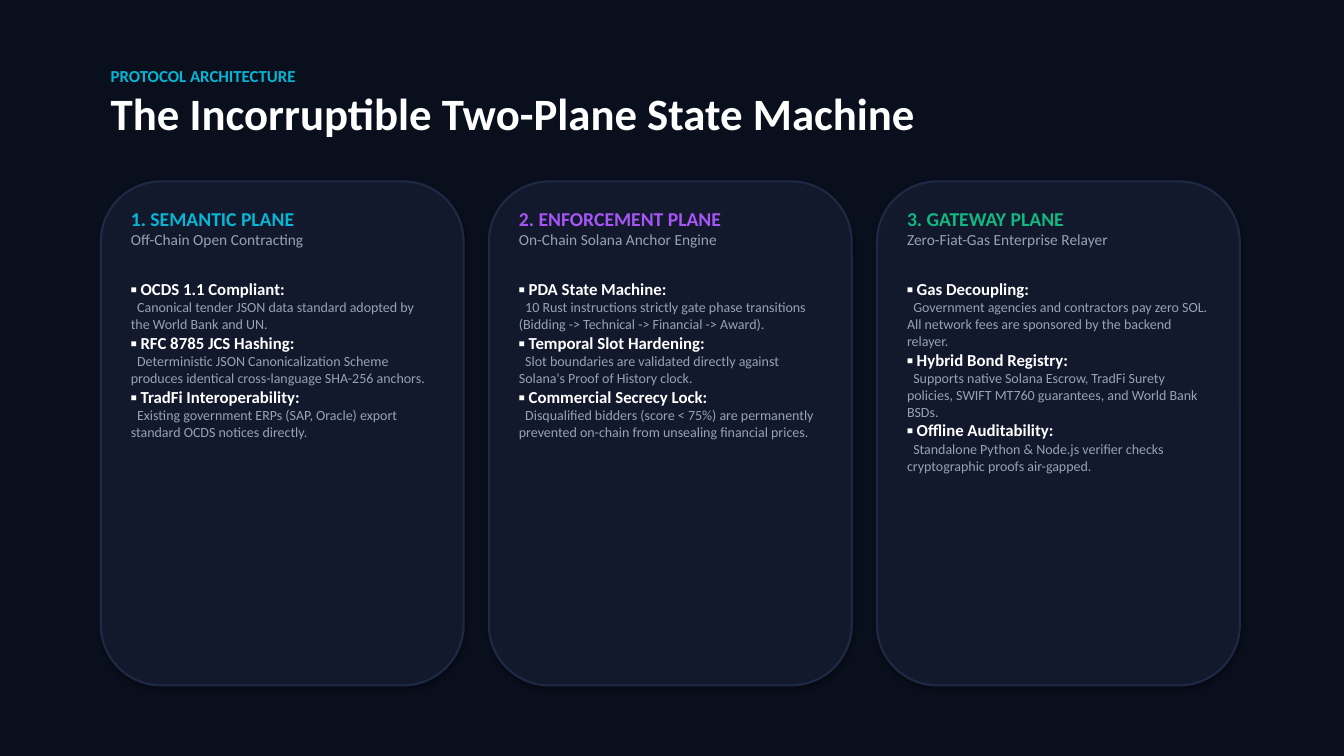
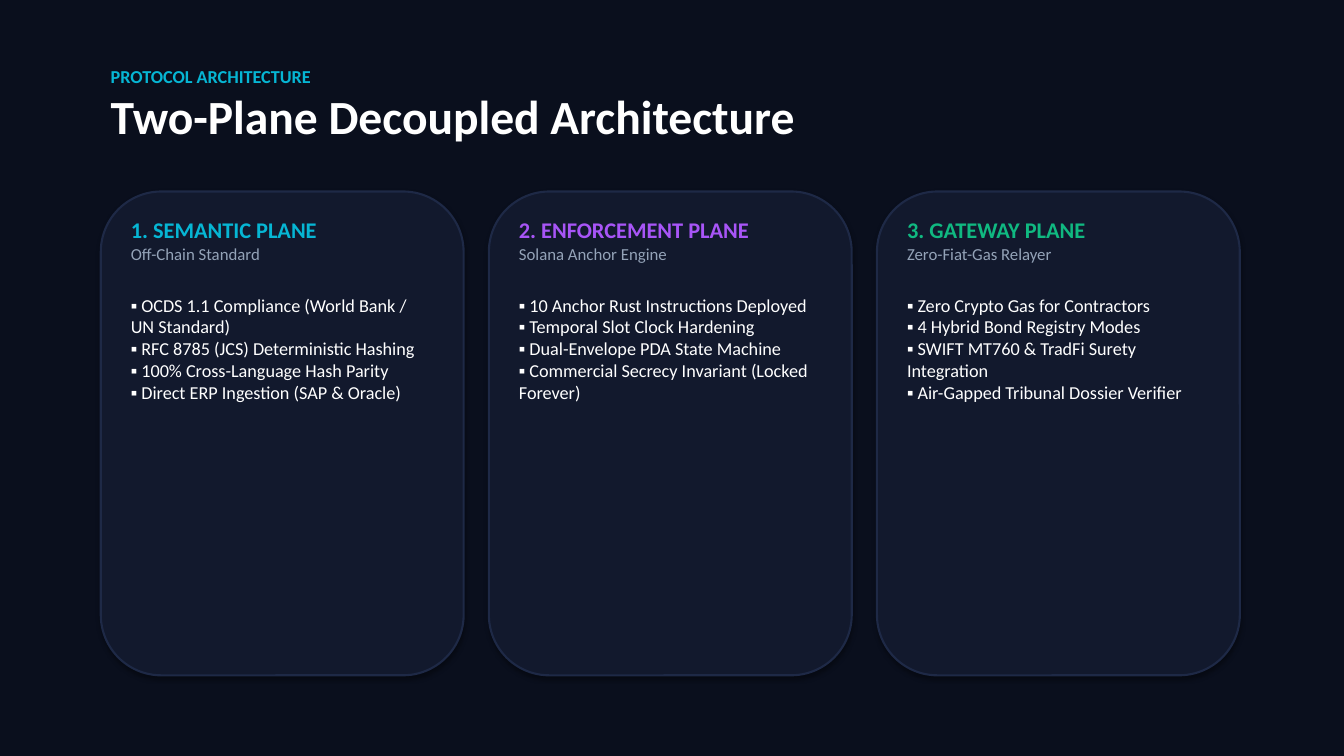
Before and after one commit to Ujjwal1396/BidTrace, a slide deck: slide 3 of BidTrace_Pitch_Deck_2Min.pptx. Drawn at 1344x756 pixels with LibreOffice and Linux fonts; fonts in the diff are those of the drawing. Boxes give left, top, right and bottom in pixels: in the first picture for what was removed or moved away, otherwise in the second. Text is boxed around its words. In the diff, an @@ line names an element or a change of style, - is before the commit and + after.

Commit message:
refactor(presentation): simplify slide deck with text-light high-impact visuals and bullet points

```diff
--- a/BidTrace_Pitch_Deck_2Min.pptx
+++ b/BidTrace_Pitch_Deck_2Min.pptx
@@ text at (x1=111, y1=71, x2=311, y2=83): size 12 to 13 pt in "PROTOCOL ARCHITECTURE" @@
@@ text at (x1=111, y1=100, x2=794, y2=142): text changed; size 32 to 34 pt @@
-The Incorruptible Two-Plane State Machine
+Two-Plane Decoupled Architecture
@@ rounded rectangle resized from (x1=101, y1=181, x2=464, y2=686) to (x1=101, y1=192, x2=464, y2=676) @@
@@ rounded rectangle resized from (x1=489, y1=181, x2=852, y2=686) to (x1=489, y1=192, x2=852, y2=676) @@
@@ rounded rectangle resized from (x1=877, y1=181, x2=1240, y2=686) to (x1=877, y1=192, x2=1240, y2=676) @@
@@ text "1. SEMANTIC PLANE" moved from (x1=131, y1=213, x2=425, y2=439) to (x1=131, y1=223, x2=415, y2=402) @@
@@ text at (x1=131, y1=223, x2=316, y2=238): size 14 to 16 pt in "1. SEMANTIC PLANE" @@
@@ text "2. ENFORCEMENT PLANE" moved from (x1=519, y1=213, x2=814, y2=440) to (x1=519, y1=223, x2=808, y2=402) @@
@@ text at (x1=519, y1=223, x2=748, y2=238): size 14 to 16 pt in "2. ENFORCEMENT PLANE" @@
@@ text "3. GATEWAY PLANE" moved from (x1=907, y1=213, x2=1207, y2=474) to (x1=907, y1=223, x2=1182, y2=402) @@
@@ text at (x1=907, y1=223, x2=1085, y2=238): size 14 to 16 pt in "3. GATEWAY PLANE" @@
@@ text at (x1=131, y1=299, x2=415, y2=402): text changed; size 10 to 13 pt; text colour #94A3B8 to #FFFFFF @@
-Off-Chain Open Contracting
-▪ OCDS 1.1 Compliant:
-Canonical tender JSON data standard adopted by the World Bank and UN.
-▪ RFC 8785 JCS Hashing:
-Deterministic JSON Canonicalization Scheme produces identical cross-language SHA-256 anchors.
-▪ TradFi Interoperability:
-Existing government ERPs (SAP, Oracle) export standard OCDS notices directly.
+Off-Chain Standard
+▪ OCDS 1.1 Compliance (World Bank / UN Standard)
+▪ RFC 8785 (JCS) Deterministic Hashing
+▪ 100% Cross-Language Hash Parity
+▪ Direct ERP Ingestion (SAP & Oracle)
@@ text at (x1=519, y1=299, x2=808, y2=402): text changed; size 10 to 13 pt; text colour #94A3B8 to #FFFFFF @@
-On-Chain Solana Anchor Engine
-▪ PDA State Machine:
-10 Rust instructions strictly gate phase transitions (Bidding -> Technical -> Financial -> Award).
-▪ Temporal Slot Hardening:
-Slot boundaries are validated directly against Solana's Proof of History clock.
-▪ Commercial Secrecy Lock:
-Disqualified bidders (score < 75%) are permanently prevented on-chain from unsealing financial prices.
+Solana Anchor Engine
+▪ 10 Anchor Rust Instructions Deployed
+▪ Temporal Slot Clock Hardening
+▪ Dual-Envelope PDA State Machine
+▪ Commercial Secrecy Invariant (Locked Forever)
@@ text at (x1=907, y1=299, x2=1182, y2=402): text changed; size 10 to 13 pt; text colour #94A3B8 to #FFFFFF @@
-Zero-Fiat-Gas Enterprise Relayer
-▪ Gas Decoupling:
-Government agencies and contractors pay zero SOL. All network fees are sponsored by the backend relayer.
-▪ Hybrid Bond Registry:
-Supports native Solana Escrow, TradFi Surety policies, SWIFT MT760 guarantees, and World Bank BSDs.
-▪ Offline Auditability:
-Standalone Python & Node.js verifier checks cryptographic proofs air-gapped.
+Zero-Fiat-Gas Relayer
+▪ Zero Crypto Gas for Contractors
+▪ 4 Hybrid Bond Registry Modes
+▪ SWIFT MT760 & TradFi Surety Integration
+▪ Air-Gapped Tribunal Dossier Verifier
```
Also in this commit, not shown: 5 other slides changed, 3 other files.
